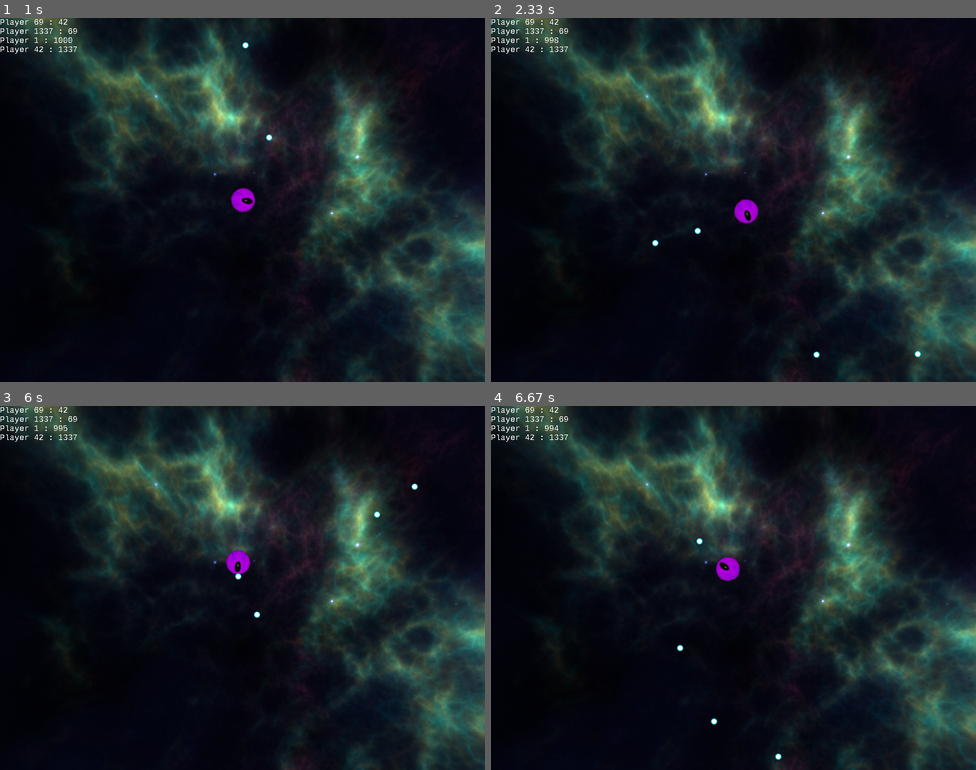
Above: before the commit, frames 1-4 (two rows, left to right).
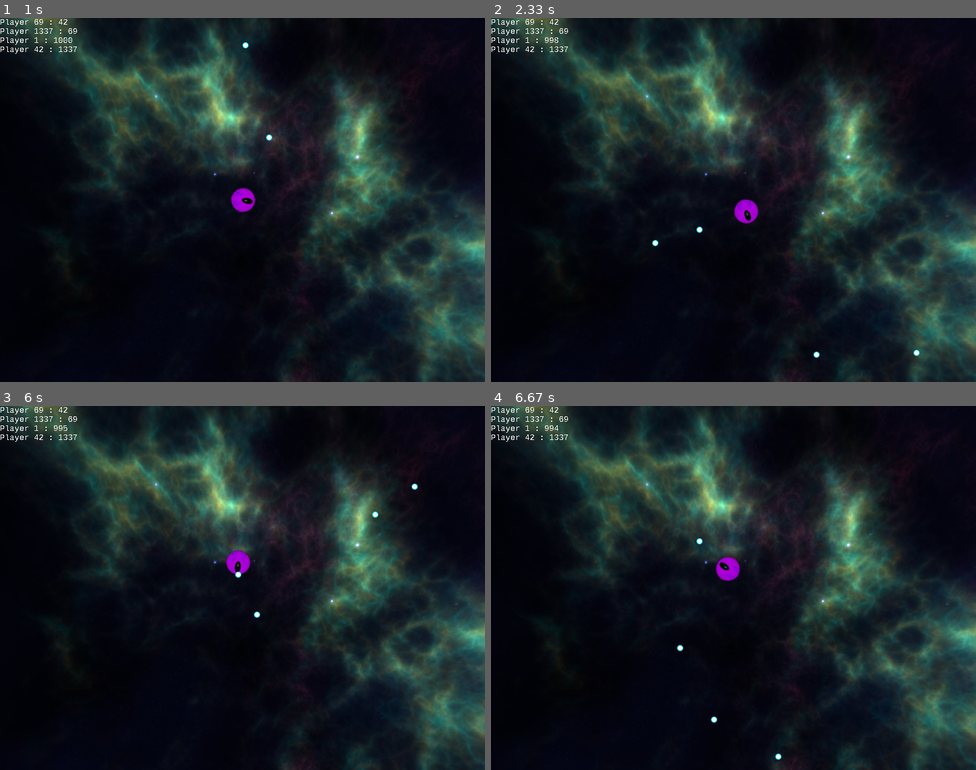
Above: after the commit, the same moments.

Repository: LostOxygen/ReMu-Agent-Env
Game: pygame game, started from main.py
Two runs of this game, one before a commit and one after it. Both use one fixed random seed, a clock stepped at 60 frames per second and the inputs below.
Inputs:
- Up to frame 1 (1 s): tap Space at 0.33, 0.73 s; hold Right from 0.67 s (still down)
- Up to frame 2 (2.33 s): tap Space at 1.03, 1.23, 1.57, 1.87, 2.07 s; release Right at 1.13 s; hold Up 1.17-1.47 s; hold Right 1.5-1.97 s; hold Left from 2 s (still down)
- Up to frame 3 (6 s): tap Space at 2.37, 2.63, 2.97, 3.27, 3.4, 3.8, 4.1, 4.47, 4.87, 5.17, 5.37, 5.67, 5.87 s; release Left at 2.53 s; hold Down 2.57-2.87 s; hold Left 2.9-3.3 s; hold Up 3.33-3.7 s; hold Right 3.73-4.37 s; hold Down 4.4-4.77 s; hold Left 4.8-5.27 s; hold Right 5.3-5.77 s; hold Up from 5.8 s (still down)
- Up to frame 4 (6.67 s): release Up at 6.1 s; hold Right 6.13-6.6 s; tap Space at 6.2, 6.5 s; hold Left from 6.63 s (still down)

Frame 1 is identical in both runs. In frame 2, less than 0.1% of the frame differs, in the area x 42-89%, y 57-94%; in frame 3, less than 0.1%; in frame 4, less than 0.1%.

Commit message:
improved GameClass constants and added one for shoot cooldown

Diff:
--- a/ai_wars/game_class.py
+++ b/ai_wars/game_class.py
@@ -6,10 +6,15 @@
 from ai_wars.spaceship import Spaceship
 from ai_wars.enums import EnumAction
 
-DECREASE_SCORE_EVENT = pygame.USEREVENT + 0
 
 class GameClass:
 	"""MainGameClass"""
+
+	# some constants
+	# pygame userevents use codes from 24 to 35, so the first user event will be 24
+	DECREASE_SCORE_EVENT = pygame.USEREVENT + 0 # event code 24
+	SHOOT_COOLDOWN = 200 # specifies the cooldown for shooting in ms
+
 	def __init__(self):
 
 		pygame.init()
@@ -36,7 +41,8 @@
 		self.time_elapsed_since_last_action = 0
 
 		# initialize custom event timer
-		self.decrease_score_event = pygame.event.Event(DECREASE_SCORE_EVENT, message="decrease score")
+		self.decrease_score_event = pygame.event.Event(self.DECREASE_SCORE_EVENT,
+													   message="decrease score")
 		pygame.time.set_timer(self.decrease_score_event, 1000)
 
 	def main_loop(self) -> None:
@@ -58,7 +64,7 @@
 		match is_key_pressed:
 			case is_key_pressed if is_key_pressed[pygame.K_SPACE]:
 				# limit the frequency of bullets
-				if self.time_elapsed_since_last_action > 100:
+				if self.time_elapsed_since_last_action > self.SHOOT_COOLDOWN:
 					self.spaceship.action(EnumAction.SHOOT)
 					self.time_elapsed_since_last_action = 0
 			case is_key_pressed if is_key_pressed[pygame.K_LEFT]:
